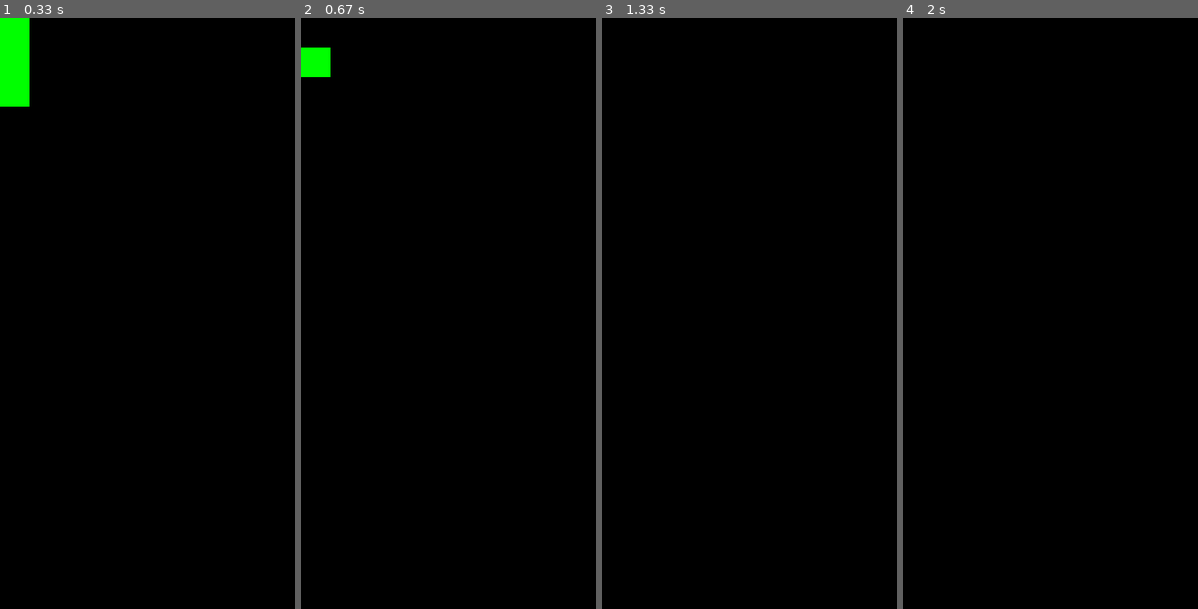
Above: before the commit, frames 1-4 (left to right).
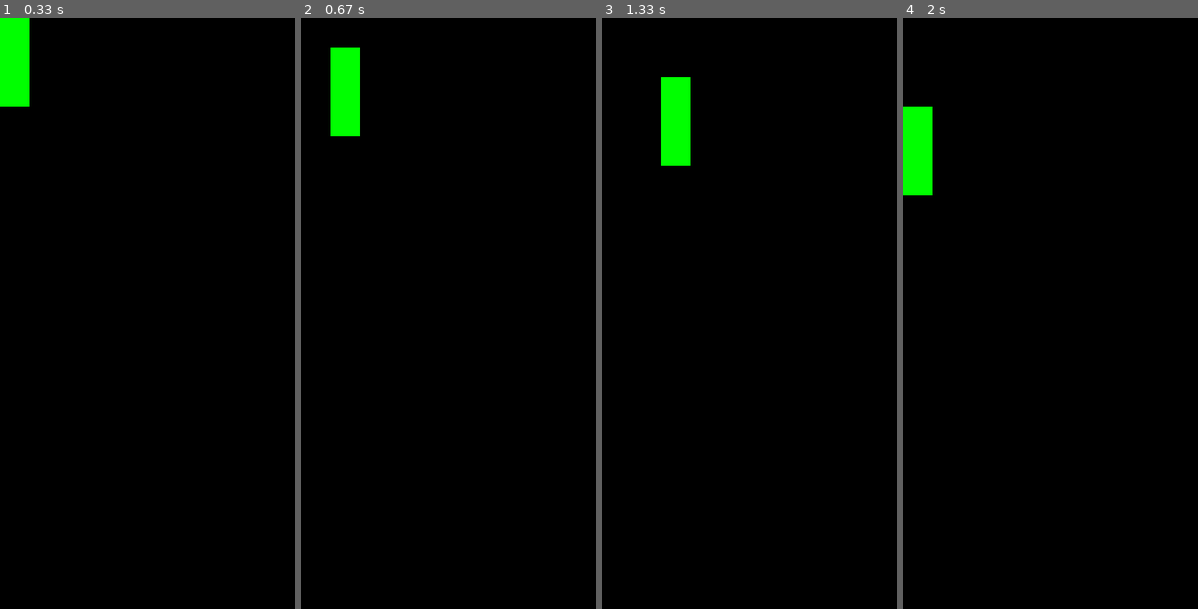
Above: after the commit, the same moments.

Repository: jminchew97/Tetris.pygame
Game: pygame game, started from main.py
Same seed, same stepped clock (60 frames per second), same inputs: the game is played once before the commit and once after it.
Inputs:
- Up to frame 1 (0.33 s): no input
- Up to frame 2 (0.67 s): hold Right from 0.33 s (still down)
- Up to frame 3 (1.33 s): release Right at 0.8 s; hold Right 0.83-1.3 s
- Up to frame 4 (2 s): hold Left 1.33-1.87 s; hold Left from 1.9 s (still down)

Frame 1 is identical in both runs. In frame 2, 2.0% of the frame differs, in the area x 0-20%, y 5-20%; in frame 3, 1.5%; in frame 4, 1.5%.

Commit message:
-Now has proper movement and collisions with walls/other blocks

Diff:
--- a/main.py
+++ b/main.py
@@ -75,31 +75,19 @@
 
 
 def move(moving_block_list, map, move_x_axis):
-	x = 0
-	for block_coordinates in moving_block_list:
-		if move_x_axis < 0: # player trying to move left
-			if block_coordinates[0] > 0 and map[block_coordinates[1]][block_coordinates[0] - 1] != "P": # if block to left not out of screen or == to P
-				print("can move left")
-
-			else:
-				print("CANT move left")
-				return 0
-		if move_x_axis > 0:  # player trying to move right
-			if block_coordinates[0] < len(map[0]) - 1 and map[block_coordinates[1]][
-				block_coordinates[0] - 1] != "P":  # if block to left not out of screen or == to P
-				print("can move left")
-			else:
-				print("CANT move right")
-				return 0
-	for block_coordinates in moving_block_list:
-		if move_x_axis < 0:  # player trying to move left
-			map[block_coordinates[1]][block_coordinates[0] - 1] = "#" # move block to left
-			map[block_coordinates[1]][block_coordinates[0]] = "0"
-		elif move_x_axis > 0:  # player trying to move right
-			map[block_coordinates[1]][block_coordinates[0] + 1] = "#"  # move block to left
-			map[block_coordinates[1]][block_coordinates[0]] = "0"
-		moving_block_list.remove(block_coordinates) # remove item from list
-
+	for i in range(len(moving_block_list)):
+		x = current_block_list[i][0]
+		y = current_block_list[i][1]
+		if (move_x_axis <0 and x==0) or (move_x_axis >0 and x == 9): # the space the player is trying to move to is within range
+			print(current_block_list)
+			return
+			if map[y][x + move_x_axis] == "P":
+				print(x)
+				return
+
+	for i in range(len(moving_block_list)):
+		moving_block_list[i] = [moving_block_list[i][0] + move_x_axis, moving_block_list[i][1]]
+	print(current_block_list)
 def update_map(map, current_block_list):
 	# clear map
 	for y in range(len(map)):
@@ -140,6 +128,7 @@
 	# --- Main event loop
 	dt = clock.tick(FPS) / 1000
 
+	# Reset input
 	move_x_axis = 0
 	# INPUT---------------------------
 	for event in pygame.event.get():
